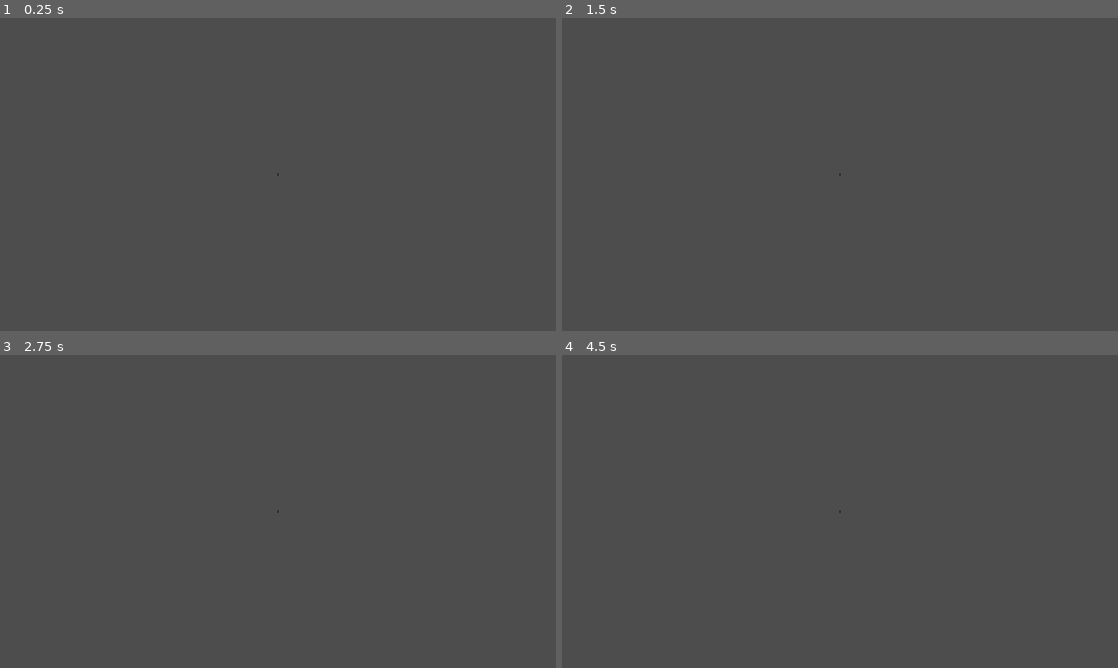
Above: before the commit, frames 1-4 (two rows, left to right).
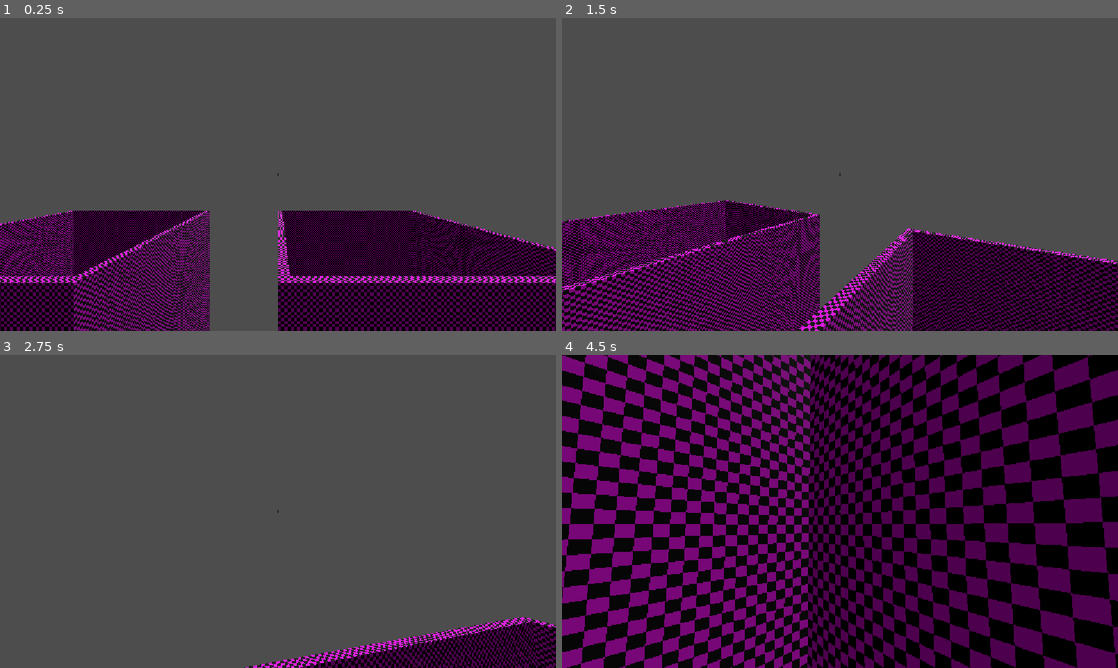
Above: after the commit, the same moments.

Repository: Joel-Paul/Game-like-Jam-10
Game: Godot game, scene res://scenes/world/world.tscn
Two runs of this game, one before a commit and one after it. Both use one fixed random seed, a clock stepped at 60 frames per second and the inputs below.
Inputs (mouse positions are in pixels of both pictures, inside the frame that each line leads up to):
- Up to frame 1 (0.25 s): no input
- Up to frame 2 (1.5 s): tap Enter at 0.5 s; move the mouse to (867, 174) at 0.52 s; press the mouse at (867, 174) at 0.53 s; hold W (forward) from 0.53 s (still down); tap Space (jump) at 0.77 s; move the mouse to (812, 174) at 1.27 s; release the mouse at (812, 174) at 1.28 s; tap Ctrl (crouch) at 1.35 s
- Up to frame 3 (2.75 s): keep holding W (forward); tap Space (jump) at 1.52 s; move the mouse to (289, 505) at 2.02 s; tap F (fly) at 2.1 s
- Up to frame 4 (4.5 s): keep holding W (forward); move the mouse to (834, 517) at 2.77 s; right-click (834, 517) at 2.85 s; tap Space (jump) at 3.02, 3.77 s; move the mouse to (878, 514) at 3.52 s; hold Shift (sprint) 3.53-4.28 s; move the mouse to (795, 508) at 4.27 s; click (795, 508) at 4.35 s

The runs differ from the first frame. In frame 1, 32% of the frame differs, in the area x 0-100%, y 61-100%; in frame 2, 32%; in frame 3, 5.0%; in frame 4, 100%, in the area x 0-100%, y 0-100%.

Commit message:
Start of a skyscraper generator

Diff:
--- a/scenes/world/world.gd
+++ b/scenes/world/world.gd
@@ -3,10 +3,6 @@
 
 ## World size in chunks.
 @export_custom(PROPERTY_HINT_LINK, "suffix:ch") var size := Vector3i(3, 3, 3)
-
-## Used to generate chunks without interrupting rest of game.
-var _loading_thread := Thread.new()
-var _exit_thread := false
 
 @onready var chunk_manager: ChunkManager = $ChunkManager
 @onready var player: Player = $Player
@@ -17,11 +13,15 @@
 	player.place_voxel.connect(chunk_manager.add_voxel)
 	player.break_voxel.connect(chunk_manager.remove_voxel)
 
-	var chunk_h: int = chunk_manager.chunk_size.y
-	chunk_manager.max_height = (size.y + 0) * chunk_h - 1
+	var chunk_size: Vector3i = chunk_manager.chunk_size
+	chunk_manager.max_height = size.y * chunk_size.y - 1
 	chunk_manager.min_height = 0
 
-	_loading_thread.start(generate_chunks)
+	player.position.x = size.x * chunk_size.x / 2.0
+	player.position.y = size.y * chunk_size.y + 8
+	player.position.z = size.z * chunk_size.z / 2.0
+
+	generate_chunks()
 
 
 func _unhandled_input(event: InputEvent) -> void:
@@ -29,16 +29,13 @@
 		get_tree().quit()
 
 
-func _exit_tree() -> void:
-	_exit_thread = true
-	_loading_thread.wait_to_finish()
-
-
 ## Generates the chunks according to [member size]
 func generate_chunks() -> void:
+	var total: int = size.x * size.y * size.z
+	var i: int = 0
 	for x in range(size.x):
 		for y in range(size.y):
 			for z in range(size.z):
-				if _exit_thread:
-					return
+				i += 1
 				chunk_manager.generate_chunk(Vector3i(x, y, z) * chunk_manager.chunk_size)
+			print("Generated {0}/{1} chunks".format([i, total]))
--- a/scenes/world/world.tscn
+++ b/scenes/world/world.tscn
@@ -3,16 +3,14 @@
 [ext_resource type="Script" uid="uid://bgve11c3cebmn" path="res://scenes/world/world.gd" id="1_sl2e5"]
 [ext_resource type="PackedScene" uid="uid://cpb0ikgfoa0rd" path="res://scenes/player/player.tscn" id="2_1fp7r"]
 [ext_resource type="PackedScene" uid="uid://cwu7vuyj8a2bt" path="res://scenes/chunk_manager/chunk_manager.tscn" id="3_1fp7r"]
-[ext_resource type="Script" uid="uid://d4dtr66or20xa" path="res://scripts/chunk_generators/fnl_generator.gd" id="4_v5dby"]
+[ext_resource type="Script" uid="uid://bh6eafh3vq2ei" path="res://scripts/chunk_generators/city_generator.gd" id="4_v5dby"]
 [ext_resource type="Script" uid="uid://co8v4w7pfgxy3" path="res://scripts/chunk_mesher/face_cull_mesher.gd" id="5_t5ptc"]
 
 [sub_resource type="Environment" id="Environment_rxyi6"]
 
-[sub_resource type="Resource" id="Resource_1fp7r"]
+[sub_resource type="Resource" id="Resource_v5dby"]
 script = ExtResource("4_v5dby")
-frequency = 0.1
-noise_type = 3
-metadata/_custom_type_script = "uid://d4dtr66or20xa"
+metadata/_custom_type_script = "uid://bh6eafh3vq2ei"
 
 [sub_resource type="Resource" id="Resource_6m72w"]
 script = ExtResource("5_t5ptc")
@@ -20,7 +18,7 @@
 
 [node name="World" type="Node3D" unique_id=1276647829]
 script = ExtResource("1_sl2e5")
-size = Vector3i(8, 2, 8)
+size = Vector3i(6, 6, 6)
 
 [node name="Camera3D" type="Camera3D" parent="." unique_id=750550213]
 transform = Transform3D(0.70710677, -0.49999997, 0.49999997, 0, 0.70710677, 0.70710677, -0.70710677, -0.49999997, 0.49999997, 42, 16, 42)
@@ -35,5 +33,5 @@
 transform = Transform3D(1, 0, 0, 0, 1, 0, 0, 0, 1, 0, 40, 0)
 
 [node name="ChunkManager" parent="." unique_id=1640746953 instance=ExtResource("3_1fp7r")]
-chunk_generator = SubResource("Resource_1fp7r")
+chunk_generator = SubResource("Resource_v5dby")
 chunk_mesher = SubResource("Resource_6m72w")
--- /dev/null
+++ b/scripts/chunk_generators/city_generator.gd
@@ -0,0 +1,51 @@
+class_name CityGenerator
+extends ChunkGenerator
+
+
+@export var skyscraper_width: int = 32
+@export var skyscraper_spacing: int = 16
+
+@export var window_size := Vector2i(2, 3)
+@export var window_spacing := Vector2i(3, 3)
+
+@export var ground_level: int = 4
+
+
+func setup() -> void:
+	skyscraper_spacing += skyscraper_width
+	window_spacing += window_size
+
+
+func generate(chunk: Chunk) -> void:
+	for x in range(chunk.size.x):
+		for y in range(chunk.size.y):
+			for z in range(chunk.size.z):
+				var pos := Vector3i(x, y, z)
+				var global_pos := Vector3i(chunk.position) + pos
+				var voxel: Voxel
+				if global_pos.y <= chunk.manager.min_height + ground_level:
+					voxel = Voxels.stone
+				else:
+					voxel = _skyscraper(global_pos)
+				if voxel:
+					chunk.voxels[pos] = voxel
+
+
+func _skyscraper(global_pos: Vector3i) -> Voxel:
+	var skyscraper_pos := global_pos % skyscraper_spacing
+	skyscraper_pos.y = global_pos.y
+
+	var x_wall: bool = skyscraper_pos.x in [0, skyscraper_width - 1] \
+			and skyscraper_pos.z < skyscraper_width
+	var z_wall: bool = skyscraper_pos.z in [0, skyscraper_width - 1] \
+			and skyscraper_pos.x < skyscraper_width
+
+	if x_wall or z_wall:
+		var window_pos := skyscraper_pos % Vector3i(window_spacing.x, window_spacing.y, window_spacing.x)
+		var x_window: bool = window_pos.x < window_size.x
+		var y_window: bool = window_pos.y < window_size.y
+		var z_window: bool = window_pos.z < window_size.x
+		var window: bool = x_window and y_window and z_window
+		return Voxels.glass if window else Voxels.stone
+
+	return null
Not shown, added: scripts/chunk_generators/city_generator.gd.uid
